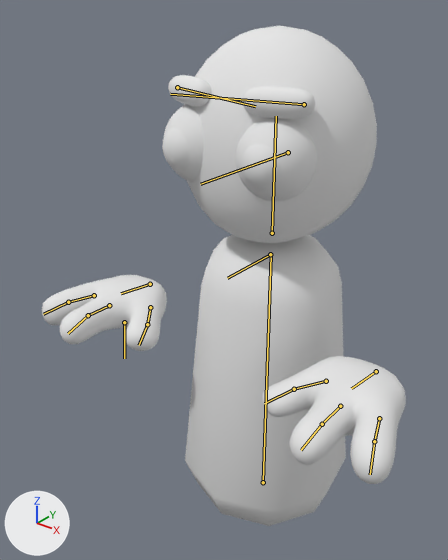
An edit to the glTF model src/features/player/assets/models/simple/guy.glb, drawn before and after from the same camera.
Before and after are seen from a 50 mm lens placed at (0.986, -1.467, 1.695), pointed at (-0.022, -0.207, 0.913). The axes (+X, +Y, +Z) are drawn at lower left. The lights are the same throughout. The older version comes first. The bones that change, and the others that lie on the model, are drawn over the model as lines.

In view in the first picture: 'Body', 'Hands', 'Head'.
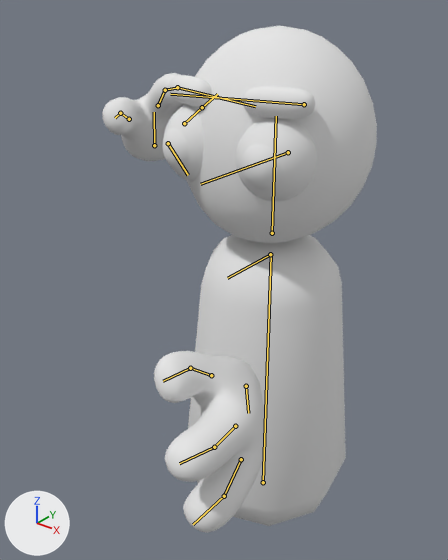
Commit message: Stagger when attack blocked

The newer file adds an action. The first version stands in its rest pose; the second is drawn at frame 7 of the action 'stagger'.

What differs and where, as boxes (x1, y1, x2, y2) in the pictures (448 x 560 px):
```json
{"object": "Hands", "change": "posed", "before": [42, 275, 406, 484], "after": [102, 73, 265, 533], "on screen": "55% narrower, 120% taller"}
{"bone": "Hand.L", "before": "(376, 371) to (351, 388)", "after": "(246, 386) to (248, 413)"}
{"bone": "Pinkie.L", "before": "(379, 418) to (374, 441)", "after": "(241, 459) to (224, 496)"}
{"bone": "Pinkie.L.001", "before": "(374, 441) to (370, 474)", "after": "(224, 496) to (193, 524)"}
{"bone": "Midfinger.L", "before": "(340, 406) to (322, 424)", "after": "(235, 426) to (214, 447)"}
{"bone": "Thumb.L", "before": "(326, 381) to (294, 389)", "after": "(211, 375) to (190, 368)"}
{"bone": "Thumb.L.001", "before": "(294, 389) to (264, 403)", "after": "(190, 368) to (163, 381)"}
{"bone": "Hand.R", "before": "(150, 284) to (121, 293)", "after": "(154, 145) to (154, 112)"}
{"bone": "Pinkie.R", "before": "(94, 295) to (68, 302)", "after": "(129, 119) to (120, 113)"}
{"bone": "Pinkie.R.001", "before": "(68, 302) to (43, 314)", "after": "(120, 113) to (115, 118)"}
{"bone": "Midfinger.R", "before": "(109, 305) to (88, 315)", "after": "(158, 105) to (165, 90)"}
{"bone": "Midfinger.R.001", "before": "(88, 315) to (68, 333)", "after": "(165, 90) to (178, 87)"}
{"bone": "Thumb.R", "before": "(150, 307) to (147, 324)", "after": "(184, 123) to (202, 107)"}
```

Scene script edits in JSON lines:
```json
{"block": "bone_hand_l", "where": "bone_hand_l = bpy.data.objects['Armature'].pose.bones['Hand.L']  # child of 'HandsRoot'"}
{"op": "set", "path": "bone_hand_l.location", "old": "(0.0, 0.0, 0.0)", "new": "(0.006, 0.344, -0.183)"}
{"op": "set", "path": "bone_hand_l.rotation_quaternion", "old": "(1.0, 0.0, 0.0, 0.0)", "new": "(0.74, 0.241, -0.582, -0.234)", "note": "degrees (0, 0, 0) -> degrees (72, -49, -71)"}
{"block": "bone_pinkie_l", "where": "bone_pinkie_l = bpy.data.objects['Armature'].pose.bones['Pinkie.L']  # child of 'Hand.L'"}
{"op": "set", "path": "bone_pinkie_l.rotation_quaternion", "old": "(1.0, 0.0, 0.0, 0.0)", "new": "(0.975, 0.087, 0.035, 0.201)", "note": "degrees (0, 0, 0) -> degrees (11, 2, 23)"}
{"block": "bone_pinkie_l_001", "where": "bone_pinkie_l_001 = bpy.data.objects['Armature'].pose.bones['Pinkie.L.001']  # child of 'Pinkie.L'"}
{"op": "set", "path": "bone_pinkie_l_001.rotation_quaternion", "old": "(1.0, 0.0, 0.0, 0.0)", "new": "(0.989, 0.063, 0.013, 0.132)", "note": "degrees (0, 0, 0) -> degrees (7, 1, 15)"}
{"block": "bone_midfinger_l", "where": "bone_midfinger_l = bpy.data.objects['Armature'].pose.bones['Midfinger.L']  # child of 'Hand.L'"}
{"op": "set", "path": "bone_midfinger_l.rotation_quaternion", "old": "(1.0, 0.0, 0.0, 0.0)", "new": "(0.979, -0.008, -0.026, 0.2)", "note": "degrees (0, 0, 0) -> degrees (-2, -3, 23)"}
{"block": "bone_thumb_l", "where": "bone_thumb_l = bpy.data.objects['Armature'].pose.bones['Thumb.L']  # child of 'Hand.L'"}
{"op": "set", "path": "bone_thumb_l.location", "old": "(0.0, 0.0, 0.0)", "new": "(-0.047, -0.015, 0.011)"}
{"op": "set", "path": "bone_thumb_l.rotation_quaternion", "old": "(1.0, 0.0, 0.0, 0.0)", "new": "(0.996, 0.012, -0.029, 0.088)", "note": "degrees (0, 0, 0) -> degrees (1, -3, 10)"}
{"block": "bone_thumb_l_001", "where": "bone_thumb_l_001 = bpy.data.objects['Armature'].pose.bones['Thumb.L.001']  # child of 'Thumb.L'"}
{"op": "set", "path": "bone_thumb_l_001.rotation_quaternion", "old": "(1.0, 0.0, 0.0, 0.0)", "new": "(0.991, 0.131, -0.013, 0.031)", "note": "degrees (0, 0, 0) -> degrees (15, -2, 3)"}
{"block": "bone_hand_r", "where": "bone_hand_r = bpy.data.objects['Armature'].pose.bones['Hand.R']  # child of 'HandsRoot'"}
{"op": "set", "path": "bone_hand_r.location", "old": "(0.0, 0.0, 0.0)", "new": "(-0.471, -0.032, 0.038)"}
{"op": "set", "path": "bone_hand_r.rotation_quaternion", "old": "(1.0, 0.0, 0.0, 0.0)", "new": "(0.771, -0.399, 0.365, 0.336)", "note": "degrees (0, 0, 0) -> degrees (-42, 56, 24)"}
{"block": "bone_pinkie_r", "where": "bone_pinkie_r = bpy.data.objects['Armature'].pose.bones['Pinkie.R']  # child of 'Hand.R'"}
{"op": "set", "path": "bone_pinkie_r.rotation_quaternion", "old": "(1.0, 0.0, 0.0, 0.0)", "new": "(0.98, 0.08, -0.002, -0.182)", "note": "degrees (0, 0, 0) -> degrees (9, 1, -21)"}
{"block": "bone_pinkie_r_001", "where": "bone_pinkie_r_001 = bpy.data.objects['Armature'].pose.bones['Pinkie.R.001']  # child of 'Pinkie.R'"}
{"op": "set", "path": "bone_pinkie_r_001.rotation_quaternion", "old": "(1.0, 0.0, 0.0, 0.0)", "new": "(0.999, 0.019, 0.001, -0.032)", "note": "degrees (0, 0, 0) -> degrees (2, 0, -4)"}
{"block": "bone_midfinger_r", "where": "bone_midfinger_r = bpy.data.objects['Armature'].pose.bones['Midfinger.R']  # child of 'Hand.R'"}
{"op": "set", "path": "bone_midfinger_r.rotation_quaternion", "old": "(1.0, 0.0, 0.0, 0.0)", "new": "(0.988, -0.038, 0.045, -0.139)", "note": "degrees (0, 0, 0) -> degrees (-5, 5, -16)"}
{"block": "bone_midfinger_r_001", "where": "bone_midfinger_r_001 = bpy.data.objects['Armature'].pose.bones['Midfinger.R.001']  # child of 'Midfinger.R'"}
{"op": "set", "path": "bone_midfinger_r_001.rotation_quaternion", "old": "(1.0, 0.0, 0.0, 0.0)", "new": "(0.994, 0.028, 0.042, -0.095)", "note": "degrees (0, 0, 0) -> degrees (3, 5, -11)"}
{"block": "bone_thumb_r", "where": "bone_thumb_r = bpy.data.objects['Armature'].pose.bones['Thumb.R']  # child of 'Hand.R'"}
{"op": "set", "path": "bone_thumb_r.location", "old": "(0.0, 0.0, 0.0)", "new": "(0.005, -0.005, 0.004)"}
{"op": "set", "path": "bone_thumb_r.rotation_quaternion", "old": "(1.0, 0.0, 0.0, 0.0)", "new": "(0.996, 0.07, 0.044, -0.03)", "note": "degrees (0, 0, 0) -> degrees (8, 5, -3)"}
```
